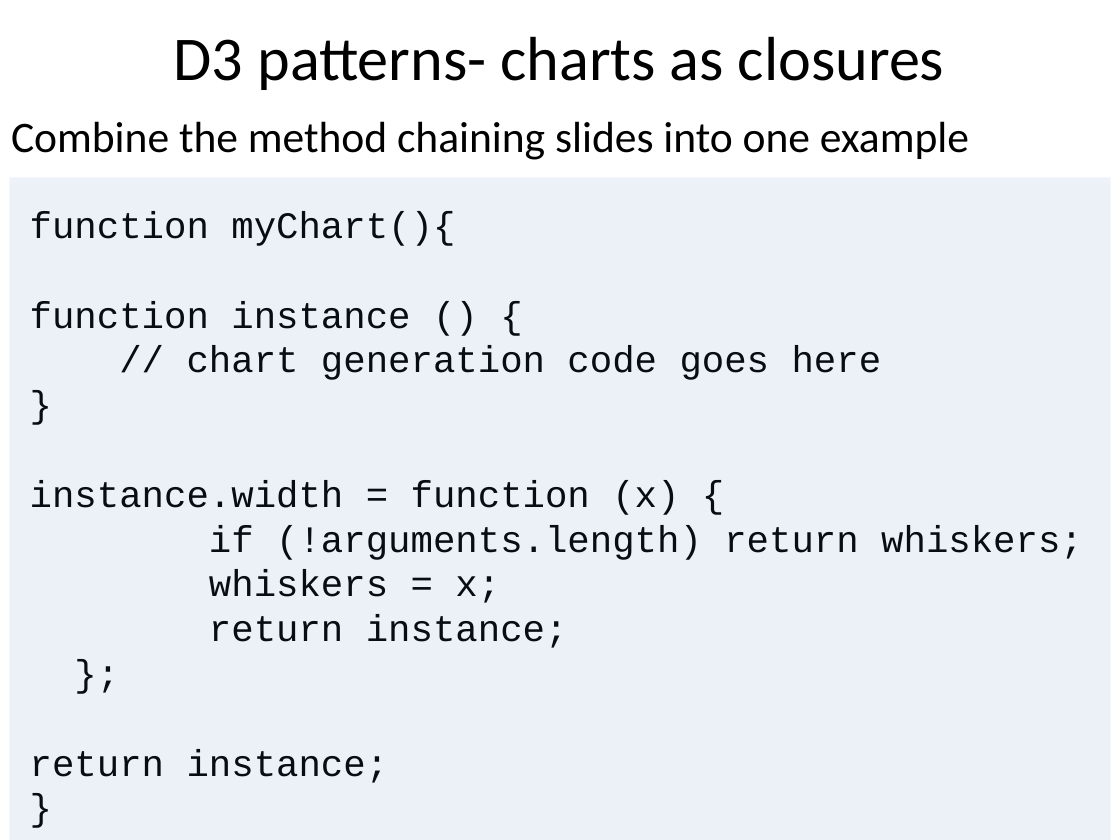
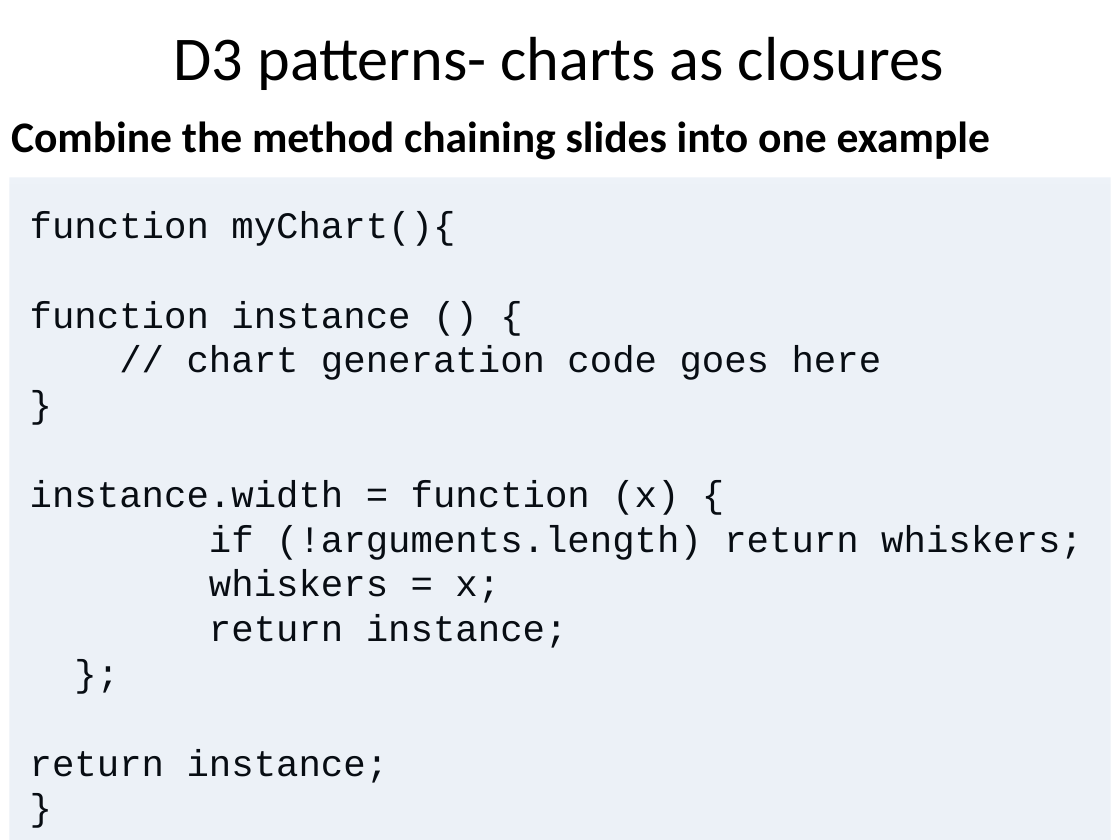
Before and after one commit to benralexander/lv, a slide deck: slide 55 of myD3_latest_c.ppt (slide 52 before the commit). Drawn at 1120x840 pixels with LibreOffice and Linux fonts; fonts in the diff are those of the drawing. Boxes give left, top, right and bottom in pixels: in the first picture for what was removed or moved away, otherwise in the second. Text is boxed around its words. In the diff, an @@ line names an element or a change of style, - is before the commit and + after.

```diff
--- a/myD3_latest_c.ppt
+++ b/myD3_latest_c.ppt
@@ text "Combine the method chaining slides ..." at [11,121,990,160]: bold on @@
```
Also in this commit, not shown: 9 other slides changed, 3 slides added, 4 other files.
